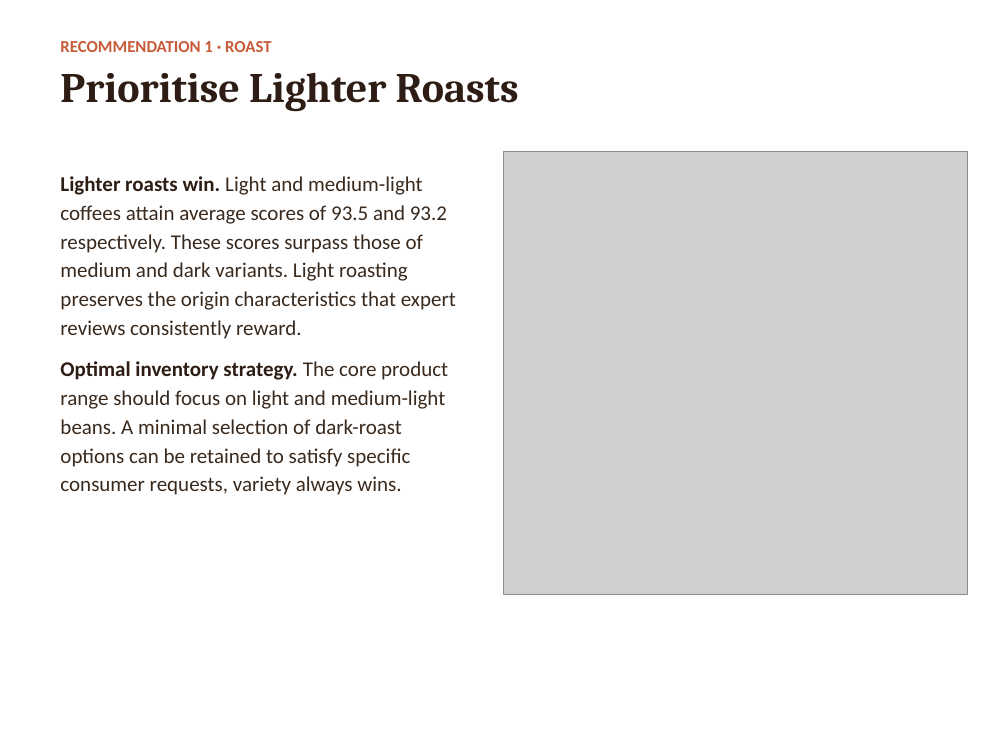
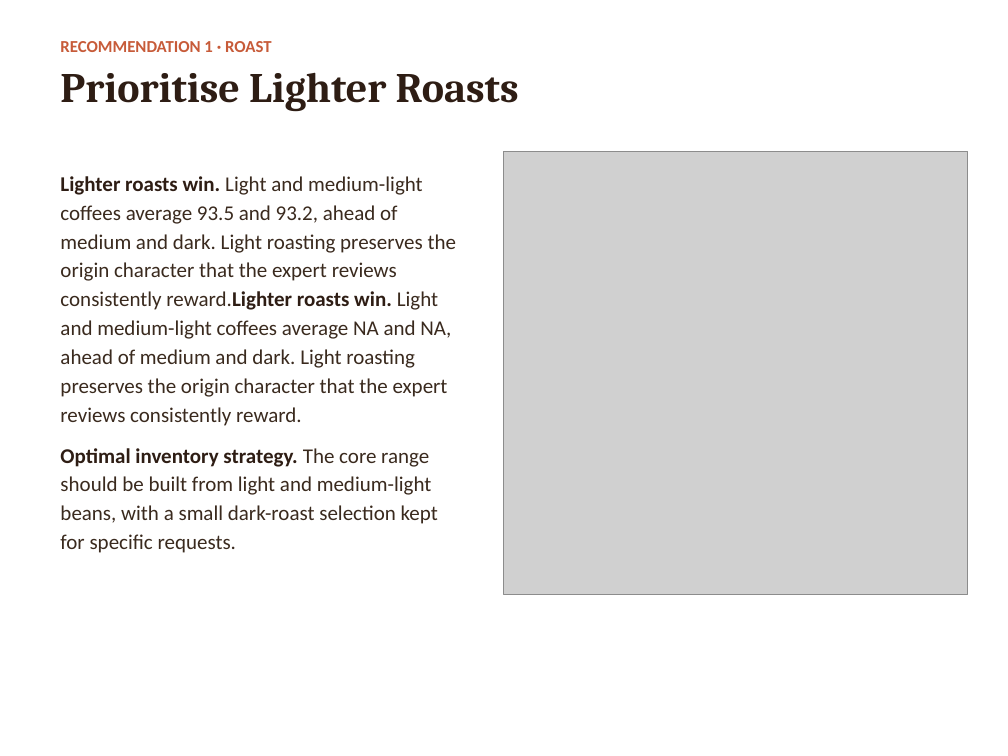
Before and after one commit to diazsangeve-lab/24991422, a slide deck: slide 3 of Question1/Coffee_Hub_Recommendation.pptx. Drawn at 1008x756 pixels with LibreOffice and Linux fonts; fonts in the diff are those of the drawing; grey boxes stand for pictures. Boxes give left, top, right and bottom in pixels: in the first picture for what was removed or moved away, otherwise in the second. Text is boxed around its words. In the diff, an @@ line names an element or a change of style, - is before the commit and + after.

```diff
--- a/Question1/Coffee_Hub_Recommendation.pptx
+++ b/Question1/Coffee_Hub_Recommendation.pptx
@@ text at (x1=60, y1=176, x2=456, y2=553): text changed @@
-Lighter roasts win. Light and medium-light coffees attain average scores of 93.5 and 93.2 respectively. These scores surpass those of medium and dark variants. Light roasting preserves the origin characteristics that expert reviews consistently reward.
-Optimal inventory strategy. The core product range should focus on light and medium-light beans. A minimal selection of dark-roast options can be retained to satisfy specific consumer requests, variety always wins.
+Lighter roasts win. Light and medium-light coffees average 93.5 and 93.2, ahead of medium and dark. Light roasting preserves the origin character that the expert reviews consistently reward.Lighter roasts win. Light and medium-light coffees average NA and NA, ahead of medium and dark. Light roasting preserves the origin character that the expert reviews consistently reward.
+Optimal inventory strategy. The core range should be built from light and medium-light beans, with a small dark-roast selection kept for specific requests.
```
Also in this commit, not shown: 6 other slides changed, 5 other files.
